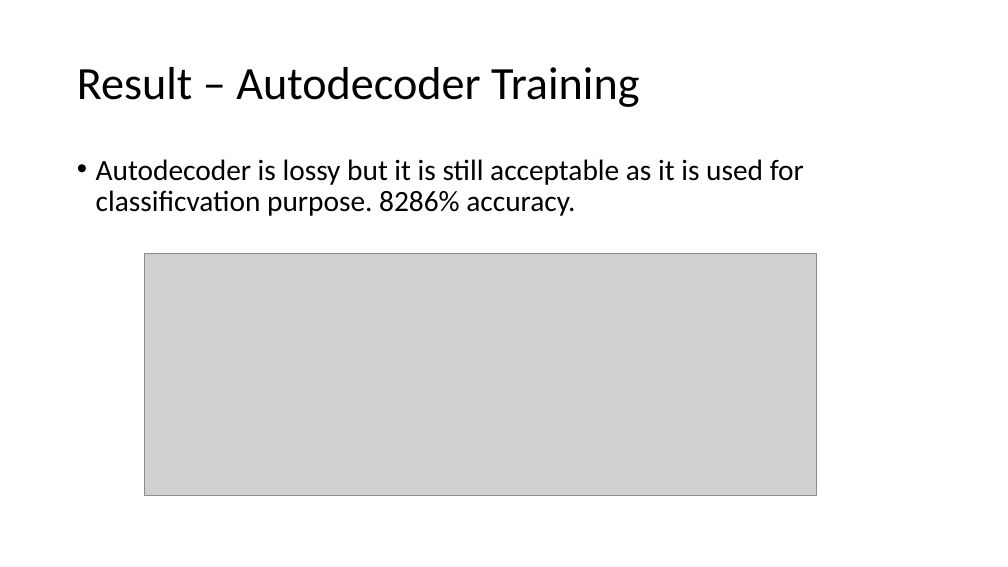
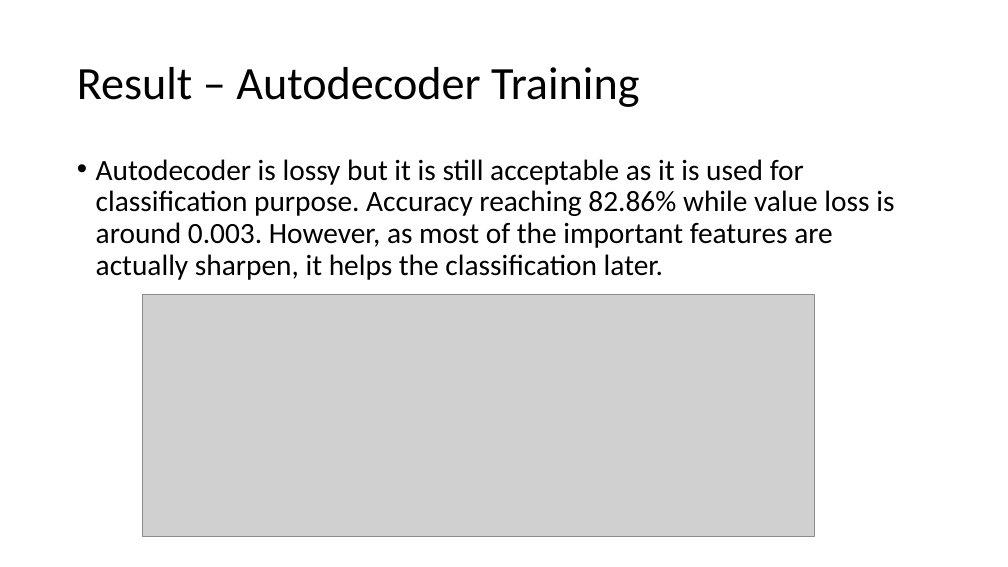
Before and after one commit to optimusium/psupr3, a slide deck: slide 16 of Autoencoder Classifier for Wafer resistance test map.pptx (slide 11 before the commit). Drawn at 1008x567 pixels with LibreOffice and Linux fonts; fonts in the diff are those of the drawing; grey boxes stand for pictures. Boxes give left, top, right and bottom in pixels: in the first picture for what was removed or moved away, otherwise in the second. Text is boxed around its words. In the diff, an @@ line names an element or a change of style, - is before the commit and + after.

Commit message:
Update

```diff
--- a/Autoencoder Classifier for Wafer resistance test map.pptx
+++ b/Autoencoder Classifier for Wafer resistance test map.pptx
@@ text at [96,159,894,280]: text changed @@
-• Autodecoder is lossy but it is still acceptable as it is used for classificvation purpose. 8286% accuracy.
+• Autodecoder is lossy but it is still acceptable as it is used for classification purpose. Accuracy reaching 82.86% while value loss is around 0.003. However, as most of the important features are actually sharpen, it helps the classification later.
@@ picture: place and size @@
-picture at [144,253,817,496]
+picture at [143,294,815,537]
```
Also in this commit, not shown: 6 other slides changed, 9 slides added.
